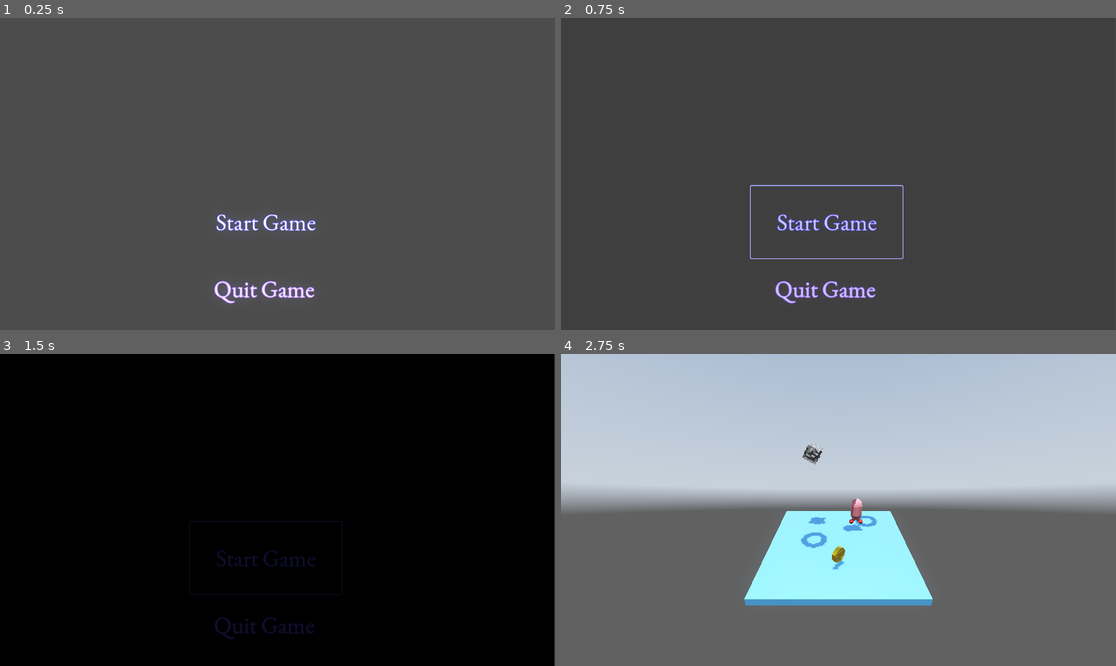
Above: before the commit, frames 1-4 (two rows, left to right).
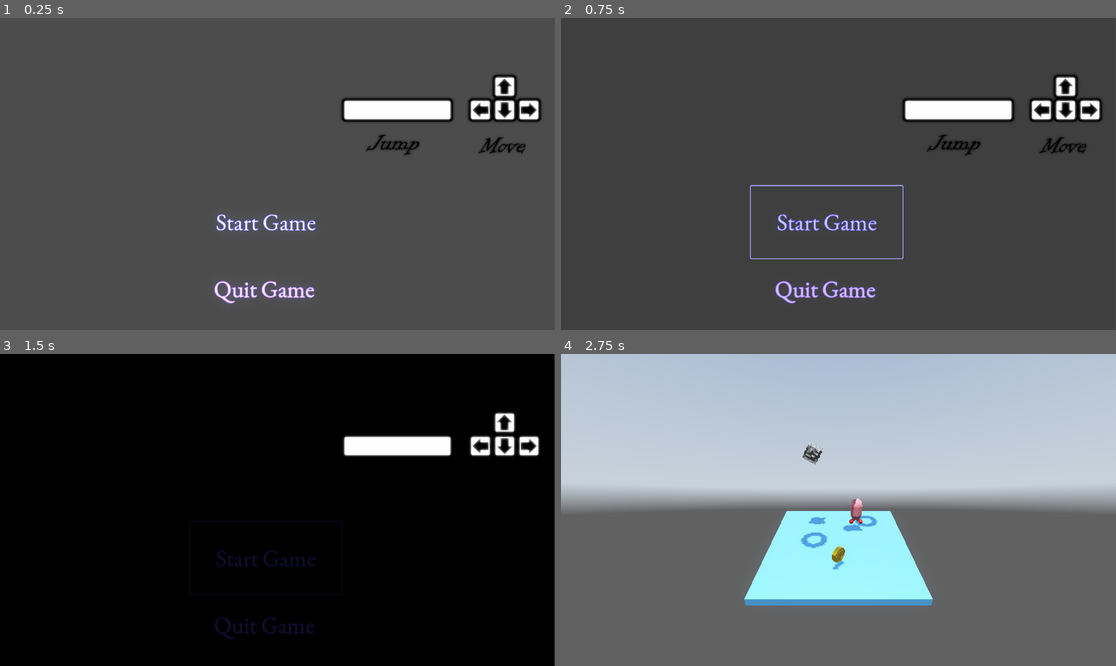
Above: after the commit, the same moments.

Repository: DanDan-Da/TSIF-The-Sky-Is-Falling
Game: Godot game, scene res://title_screen.tscn
The game is run twice, just before and just after one commit, with the same random seed, the same clock (stepped at 60 frames per second) and the same inputs. A sky picture missing from this copy of the repository is replaced by a grey-blue gradient.
Inputs:
- Up to frame 1 (0.25 s): no input
- Up to frame 2 (0.75 s): click "Start Game" at 0.5 s
- Up to frame 3 (1.5 s): click "Start Game" at 1.25 s
- Up to frame 4 (2.75 s): tap Enter (ui_accept) at 2, 2.27 s; hold Right (ui_right) from 2.03 s (still down)

The runs differ from the first frame. In frame 1, 3.0% of the frame differs, in the area x 61-98%, y 18-45%; in frame 2, 2.9%; in frame 3, 2.2%; in frame 4, nothing differs.

Commit message:
Control scheme in title screen
simple texture showing default controls in title screen

Diff:
--- a/title_screen.tscn
+++ b/title_screen.tscn
@@ -1,9 +1,10 @@
-[gd_scene load_steps=8 format=3 uid="uid://cfx5lvq88fx51"]
+[gd_scene load_steps=9 format=3 uid="uid://cfx5lvq88fx51"]
 
 [ext_resource type="Script" path="res://title_screen.gd" id="1_vkuvb"]
 [ext_resource type="FontFile" uid="uid://bcqp6l8lhkukb" path="res://MainMenu/InfoFontEnglish.ttf" id="3_116nx"]
 [ext_resource type="PackedScene" uid="uid://dj3nen1ghgff4" path="res://fade_transition.tscn" id="3_tn51j"]
 [ext_resource type="Shader" path="res://title_screen.gdshader" id="4_mli4t"]
+[ext_resource type="Texture2D" uid="uid://csmjd1i55a5hq" path="res://PNGs/ControlScheme.png" id="5_rog2a"]
 
 [sub_resource type="ShaderMaterial" id="ShaderMaterial_4oc5a"]
 render_priority = 0
@@ -73,6 +74,23 @@
 
 [node name="Fade_timer" type="Timer" parent="Fade_transition"]
 
+[node name="Controls" type="Control" parent="."]
+layout_mode = 3
+anchors_preset = 0
+offset_left = 714.0
+offset_top = 10.0
+offset_right = 1141.0
+offset_bottom = 651.0
+
+[node name="TextureRect" type="TextureRect" parent="Controls"]
+layout_mode = 0
+offset_left = -17.0
+offset_top = 7.0
+offset_right = 425.0
+offset_bottom = 331.0
+texture = ExtResource("5_rog2a")
+expand_mode = 1
+
 [connection signal="pressed" from="Start" to="." method="_on_play_pressed"]
 [connection signal="pressed" from="Quit" to="." method="_on_quit_pressed"]
 [connection signal="timeout" from="Fade_transition/Fade_timer" to="." method="_on_fade_timer_timeout"]
Binary file added: PNGs/ControlScheme.png
Not shown, added: PNGs/ControlScheme.png.import
